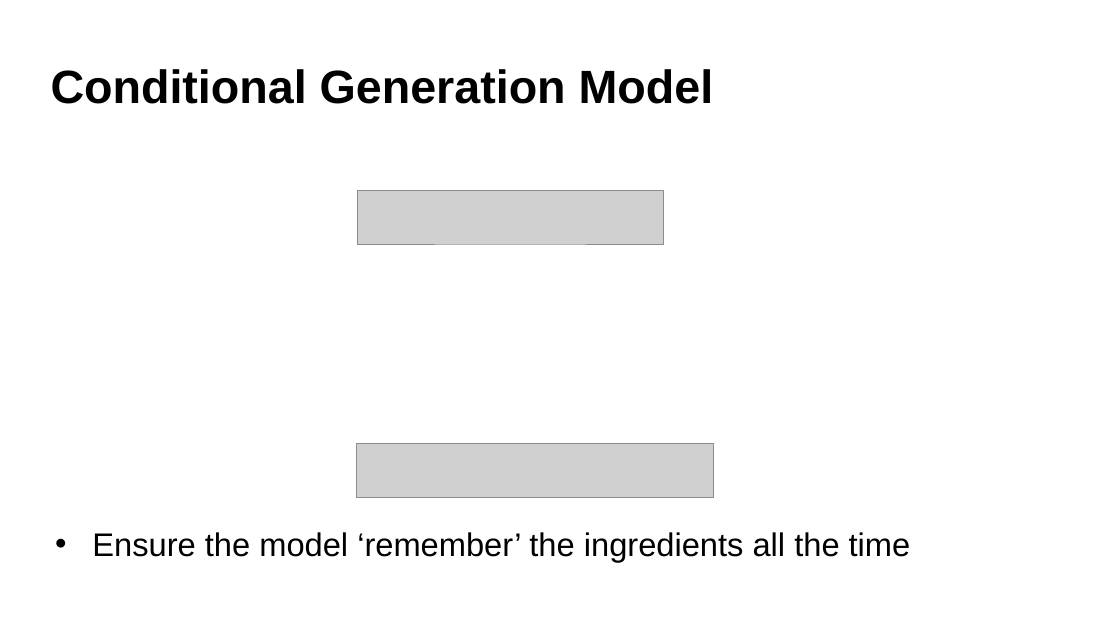
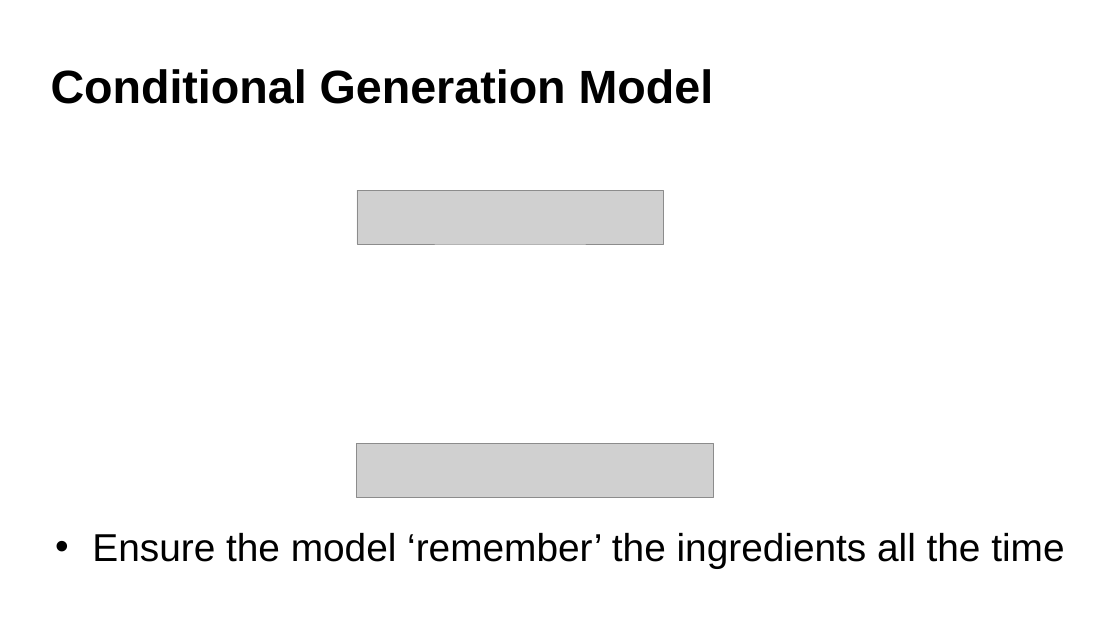
Before and after one commit to GaryBall/COMP0087_project, a slide deck: slide 9 of G17053487_slides.pptx. Drawn at 1120x630 pixels with LibreOffice and Linux fonts; fonts in the diff are those of the drawing; grey boxes stand for pictures; background and template pictures are left out. Boxes give left, top, right and bottom in pixels: in the first picture for what was removed or moved away, otherwise in the second. Text is boxed around its words. In the diff, an @@ line names an element or a change of style, - is before the commit and + after.

Commit message:
modified slides

```diff
--- a/G17053487_slides.pptx
+++ b/G17053487_slides.pptx
@@ text "Ensure the model ‘remember’ the ..." at [92, 533, 1064, 568]: size 28 to 33.2 pt @@
```
Also in this commit, not shown: 1 other slide changed, 1 slide added, 1 slide removed.
